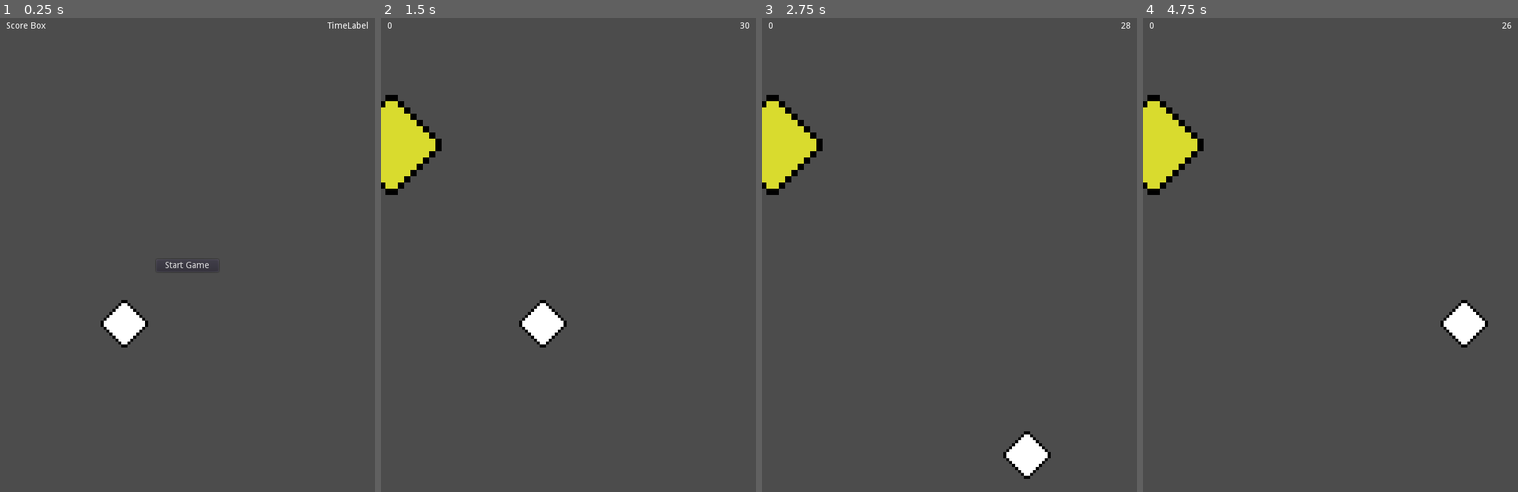
Above: before the commit, frames 1-4 (left to right).
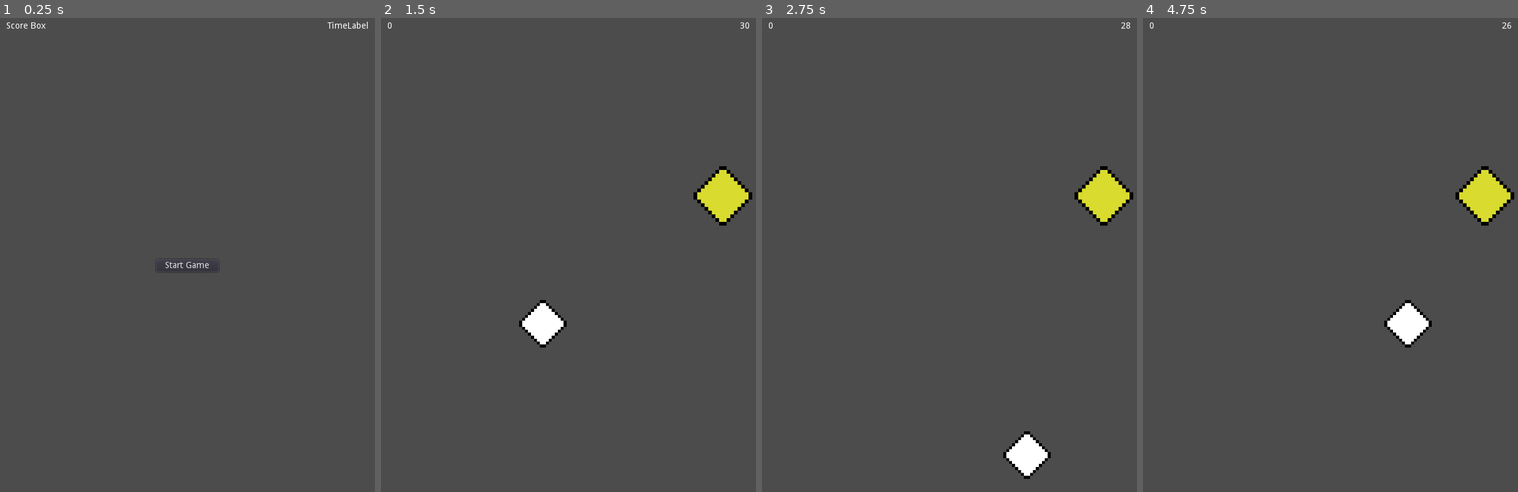
Above: after the commit, the same moments.

Repository: TateKennington/Godot-Game-Dev
Game: Godot game, scene res://Main.tscn
The game is run twice, just before and just after one commit, with the same random seed, the same clock (stepped at 60 frames per second) and the same inputs.
Inputs:
- Up to frame 1 (0.25 s): no input
- Up to frame 2 (1.5 s): click "Start Game" at 0.5 s; tap Enter at 1.25 s; hold Right (ui_right) from 1.28 s (still down)
- Up to frame 3 (2.75 s): release Right (ui_right) at 2.03 s; hold Down (ui_down) from 2.03 s (still down)
- Up to frame 4 (4.75 s): release Down (ui_down) at 2.78 s; hold Right (ui_right) 2.78-3.53 s; hold Up (ui_up) 3.53-4.28 s; hold Left (ui_left) from 4.28 s (still down)

The runs differ from the first frame. In frame 1, 0.7% of the frame differs, in the area x 26-40%, y 59-70%; in frame 2, 3.3%; in frame 3, 3.3%; in frame 4, 4.7%, in the area x 0-99%, y 16-70%.

Commit message:
Added basic game start and game over

Diff:
--- a/CoinDash/Coin.tscn
+++ b/CoinDash/Coin.tscn
@@ -21,6 +21,7 @@
 "pickup",
 ]]
 
+scale = Vector2( 0.590428, 0.590428 )
 input_pickable = true
 gravity_vec = Vector2( 0, 1 )
 gravity = 98.0
@@ -29,6 +30,7 @@
 audio_bus_override = false
 audio_bus_name = "Master"
 script = ExtResource( 1 )
+_sections_unfolded = [ "Transform" ]
 
 [node name="AnimatedSprite" type="AnimatedSprite" parent="." index="0"]
 
--- a/CoinDash/Main.gd
+++ b/CoinDash/Main.gd
@@ -9,37 +9,43 @@
 	score = 0;
 	timeleft = 30;
 	$HUD.updateScore(score)
-	$HUD.updateTimer(timeleft);
-	$GameplayTimer.start();
-	spawnCoin()
+	$HUD.updateTimer(timeleft)
+	$Player.start()
+	$GameplayTimer.start()
+	spawnCoins(1)
 	pass
 
 func gameOver():
 	$GameplayTimer.stop()
 	$Player.die()
+	for coin in $Coins.get_children():
+		coin.queue_free()
+	$HUD/StartButton.show()
+	$HUD/StartButton.disabled = false
 	pass
 
 func _on_GameplayTimer_timeout():
 	timeleft-=1
 	$HUD.updateTimer(timeleft)
-	#TODO: GameOver
+	if timeleft == 0:
+		gameOver()
 	pass
 
 
 func _on_Player_pickup():
 	score+=1
-	timeleft+=10
+	timeleft+=2
 	$HUD.updateScore(score)
 	$HUD.updateTimer(timeleft)
-	spawnCoin()
+	spawnCoins(1)
 	pass
 
-func spawnCoin():
-	var c = coinScene.instance()
-	var screenSize = get_viewport().get_visible_rect().size;
-	$Coins.add_child(c)
-	c.position = Vector2(rand_range(0, screenSize.x), rand_range(0, screenSize.y))
-	while $Player.position.distance_to(c.position) < 300:
+func spawnCoins(num):
+	for i in range(num):
+		var c = coinScene.instance()
+		var screenSize = get_viewport().get_visible_rect().size;
+		$Coins.add_child(c)
 		c.position = Vector2(rand_range(0, screenSize.x), rand_range(0, screenSize.y))
-
+		while $Player.position.distance_to(c.position) < 300:
+			c.position = Vector2(rand_range(0, screenSize.x), rand_range(0, screenSize.y))
 	pass
--- a/CoinDash/Player.gd
+++ b/CoinDash/Player.gd
@@ -6,6 +6,8 @@
 var velocity;
 
 func _ready():
+	set_process(false)
+	hide()
 	pass
 
 func _process(delta):
@@ -19,6 +21,20 @@
 	if Input.is_action_pressed("ui_down"):
 		velocity.y+=1
 	position += speed*velocity.normalized()*delta;
+	if position.x < $CollisionShape2D.shape.get_extents().x/2:
+		position.x = $CollisionShape2D.shape.get_extents().x/2
+	if position.y < $CollisionShape2D.shape.get_extents().y/2:
+		position.y = $CollisionShape2D.shape.get_extents().y/2
+	if position.x > get_viewport().get_visible_rect().size.x - $CollisionShape2D.shape.get_extents().x/2:
+		position.x = get_viewport().get_visible_rect().size.x -$CollisionShape2D.shape.get_extents().x/2
+	if position.y > get_viewport().get_visible_rect().size.y - $CollisionShape2D.shape.get_extents().y/2:
+		position.y = get_viewport().get_visible_rect().size.y -$CollisionShape2D.shape.get_extents().y/2
+
+	pass
+
+func start():
+	show()
+	set_process(true)
 	pass
 
 func die():
